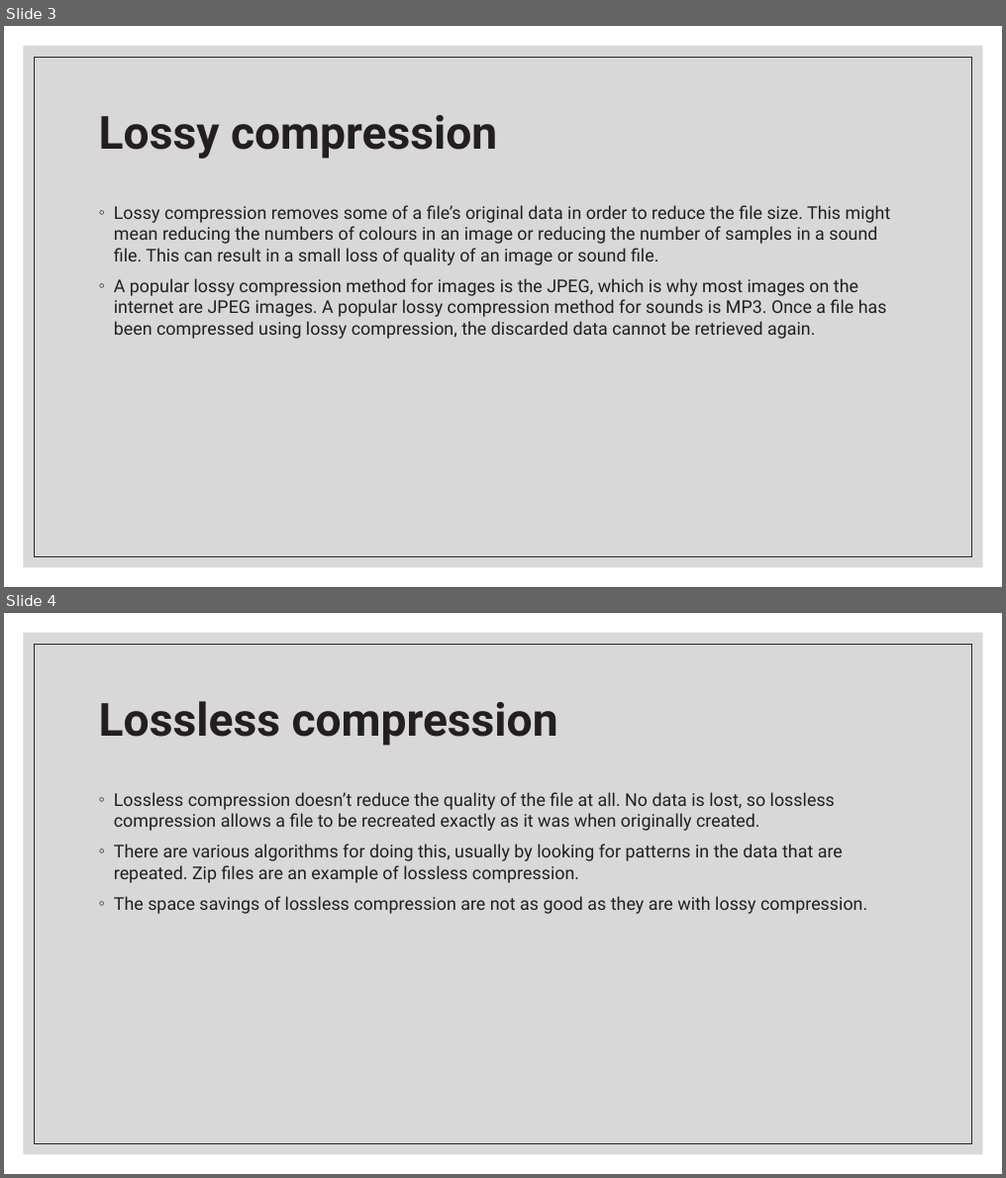
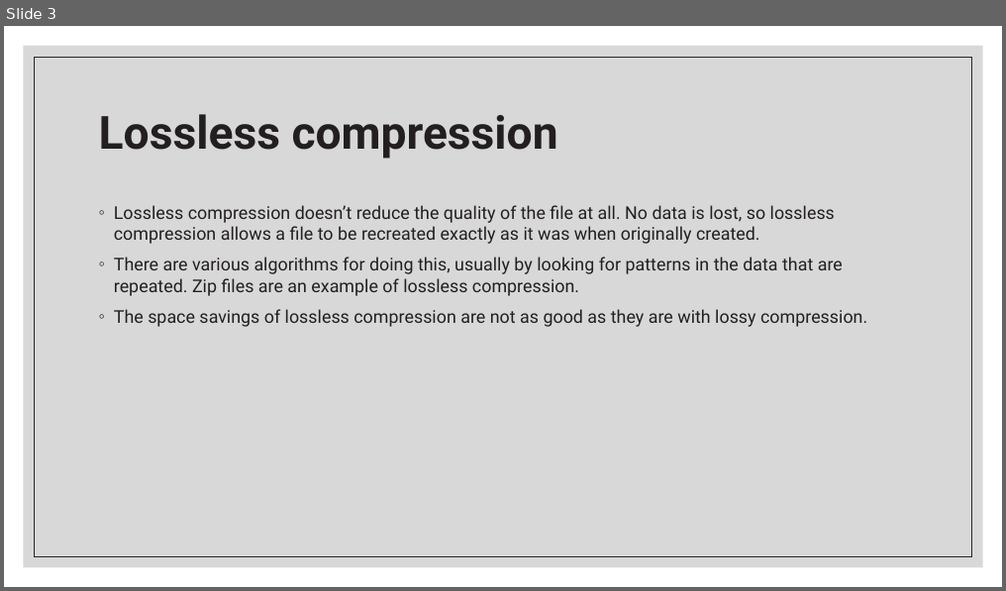
Before and after one commit to light2802/file-compressor, a slide deck: Project PPt.pptx. Shown one above the other, each under a label of ours: slides 3 and 4 before the commit, slide 3 after it. The pictures are 1006x1178 and 1006x591 pixels, drawn with LibreOffice and Linux fonts; fonts in the diff are those of the drawing. Boxes give left, top, right and bottom in pixels: in the first picture for what was removed or moved away, otherwise in the second. Text is boxed around its words. In the diff, an @@ line names an element or a change of style, - is before the commit and + after.

Commit message:
added data

```diff
--- a/Project PPt.pptx
+++ b/Project PPt.pptx
@@ slide 3 removed at [4, 26, 1002, 587], background #FFFFFF; not listed: 2 template elements that a slide beside it also shows @@
@@ title removed at [99, 115, 497, 159] @@
-Lossy compression
@@ text removed at [114, 205, 891, 339] @@
-◦ Lossy compression removes some of a file’s original data in order to reduce the file size. This might mean reducing the numbers of colours in an image or reducing the number of samples in a sound file. This can result in a small loss of quality of an image or sound file.
-◦ A popular lossy compression method for images is the JPEG, which is why most images on the internet are JPEG images. A popular lossy compression method for sounds is MP3. Once a file has been compressed using lossy compression, the discarded data cannot be retrieved again.
@@ what was slide 4 is now slide 3 @@
```
Also in this commit, not shown: 2 slides changed, 2 slides added, 2 other slides removed, 1 other file.
